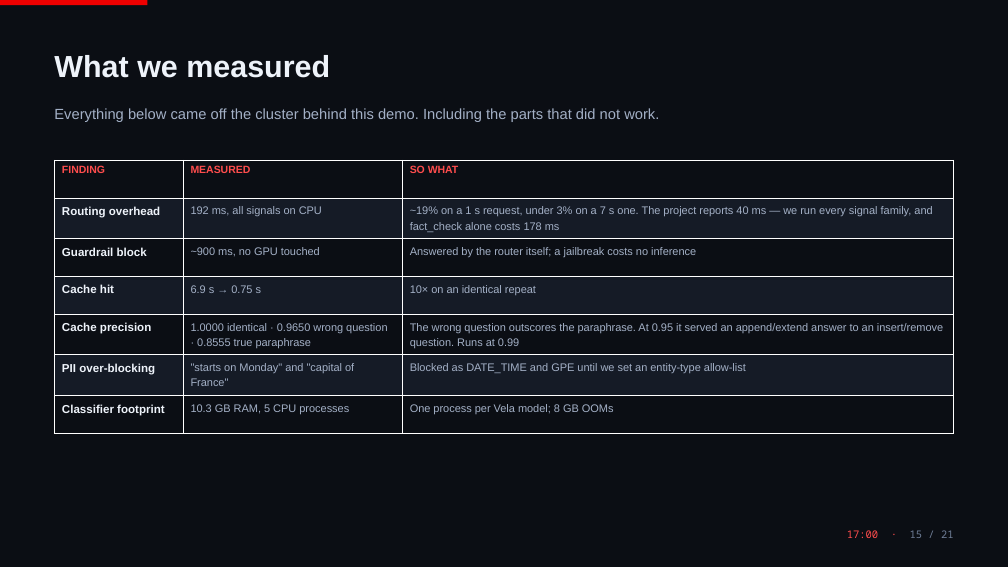
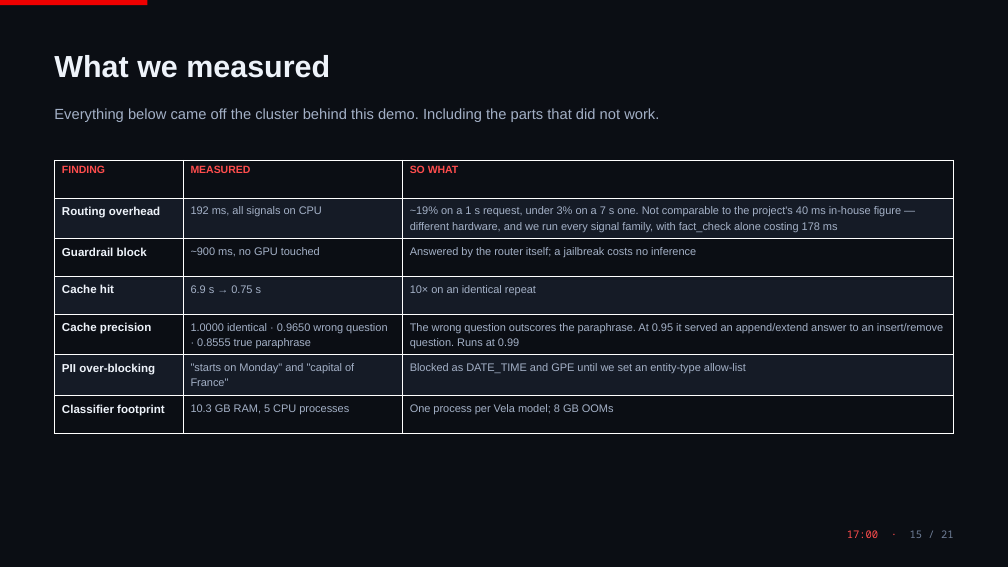
Before and after one commit to ritzshah/vllm-semantic-router-demo, a slide deck: slide 15 of docs/presentation/vLLM-Semantic-Router.pptx. Drawn at 1008x567 pixels with LibreOffice and Linux fonts; fonts in the diff are those of the drawing. Boxes give left, top, right and bottom in pixels: in the first picture for what was removed or moved away, otherwise in the second. Text is boxed around its words. In the diff, an @@ line names an element or a change of style, - is before the commit and + after.

```diff
--- a/docs/presentation/vLLM-Semantic-Router.pptx
+++ b/docs/presentation/vLLM-Semantic-Router.pptx
@@ table at bbox=[54, 160, 954, 425] @@
-row 2, column 3: ~19% on a 1 s request, under 3% on a 7 s one. The project reports 40 ms — we run every signal family, and fact_check alone costs 178 ms
+row 2, column 3: ~19% on a 1 s request, under 3% on a 7 s one. Not comparable to the project's 40 ms in-house figure — different hardware, and we run every signal family, with fact_check alone costing 178 ms
```
Also in this commit, not shown: 2 other slides changed, 4 other files.
